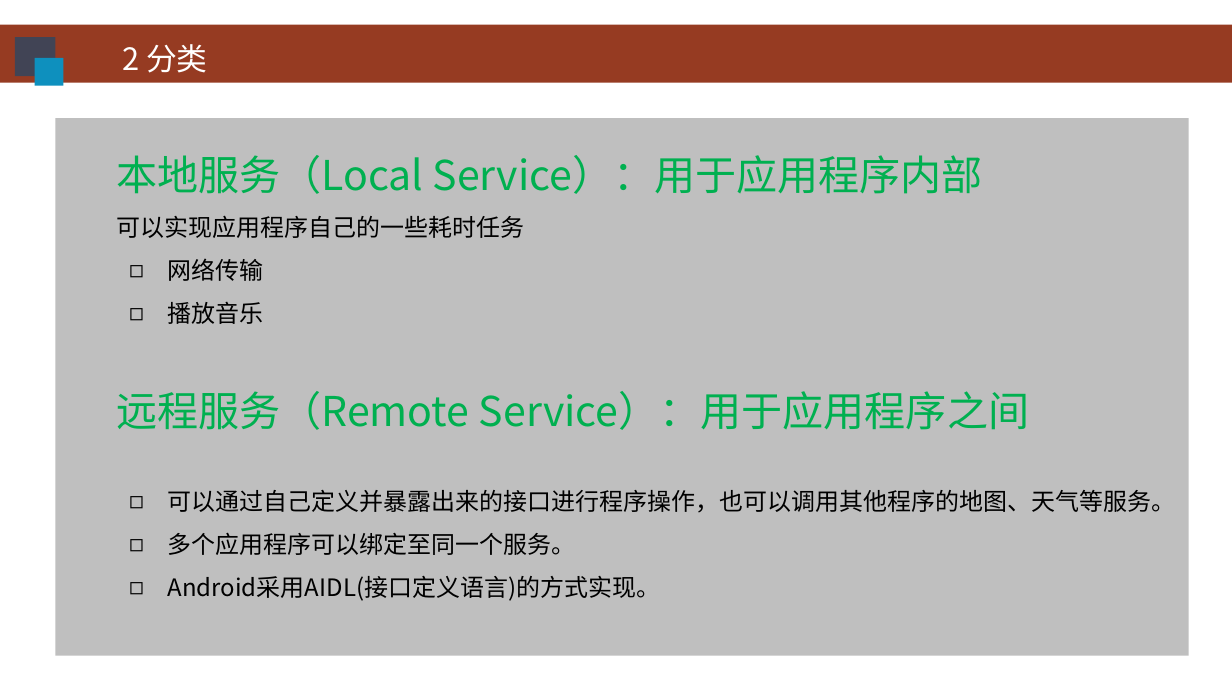
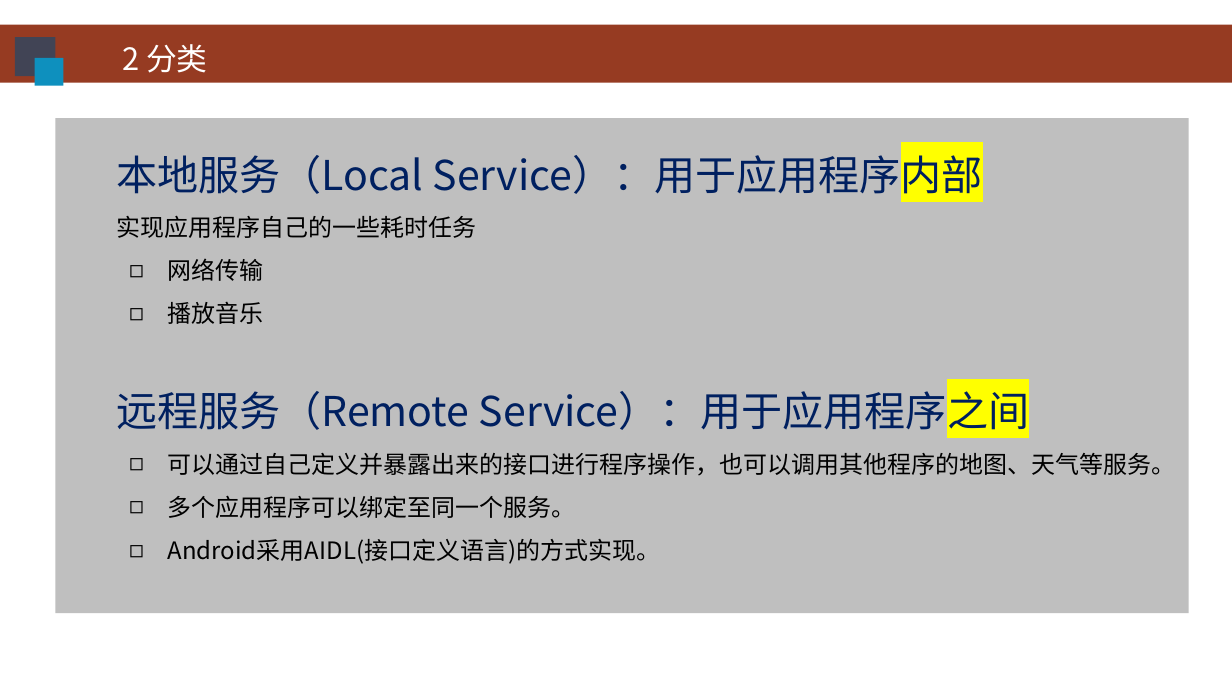
Before and after one commit to HBU/Android-PPT, a slide deck: slide 3 of 06.0 -- 服务 ------- 第06章.pptx. Drawn at 1232x693 pixels with LibreOffice and Linux fonts; fonts in the diff are those of the drawing; background and template pictures are left out. Boxes give left, top, right and bottom in pixels: in the first picture for what was removed or moved away, otherwise in the second. Text is boxed around its words. In the diff, an @@ line names an element or a change of style, - is before the commit and + after.

```diff
--- a/06.0 -- 服务 ------- 第06章.pptx
+++ b/06.0 -- 服务 ------- 第06章.pptx
@@ rectangle "本地服务（Local Service）：用于应用程序内部": place and size @@
-rectangle "本地服务（Local Service）：用于应用程序内部" at [55, 118, 1189, 655]
+rectangle "本地服务（Local Service）：用于应用程序内部" at [55, 118, 1189, 614]
@@ text in rectangle at [116, 147, 1029, 437]: text colour #00B050 to #002060 in "本地服务（Local Service）：用于应用程序内部", "远程服务（Remote Service）：用于应用程序之间"; highlight none to #FFFF00 in "Service）：用于应用程序内部", "Service）：用于应用程序之间" @@
@@ text in rectangle at [116, 216, 476, 238]: text changed @@
-可以实现应用程序自己的一些耗时任务
+实现应用程序自己的一些耗时任务
```
Also in this commit, not shown: 5 other slides changed.
